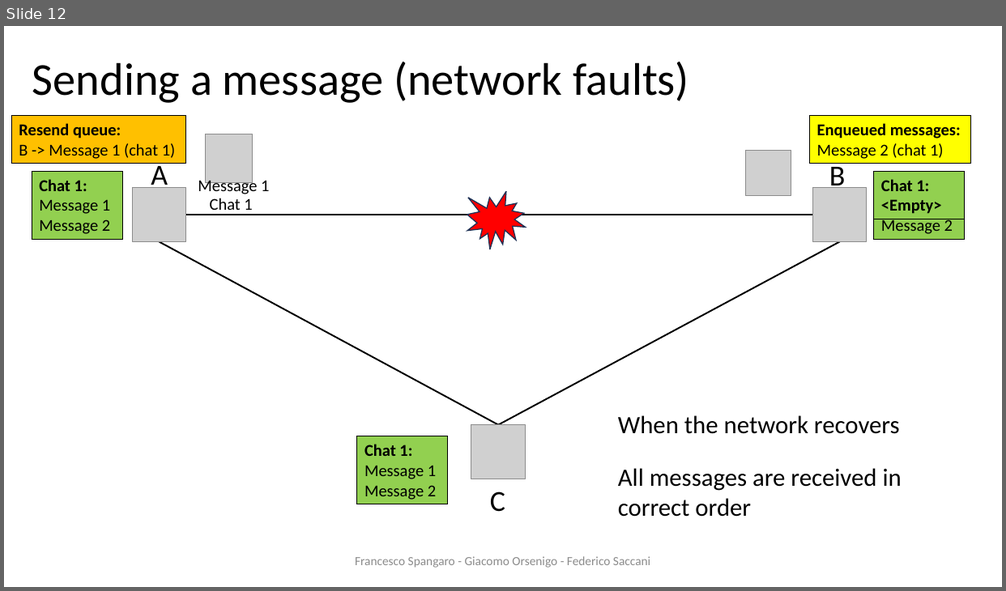
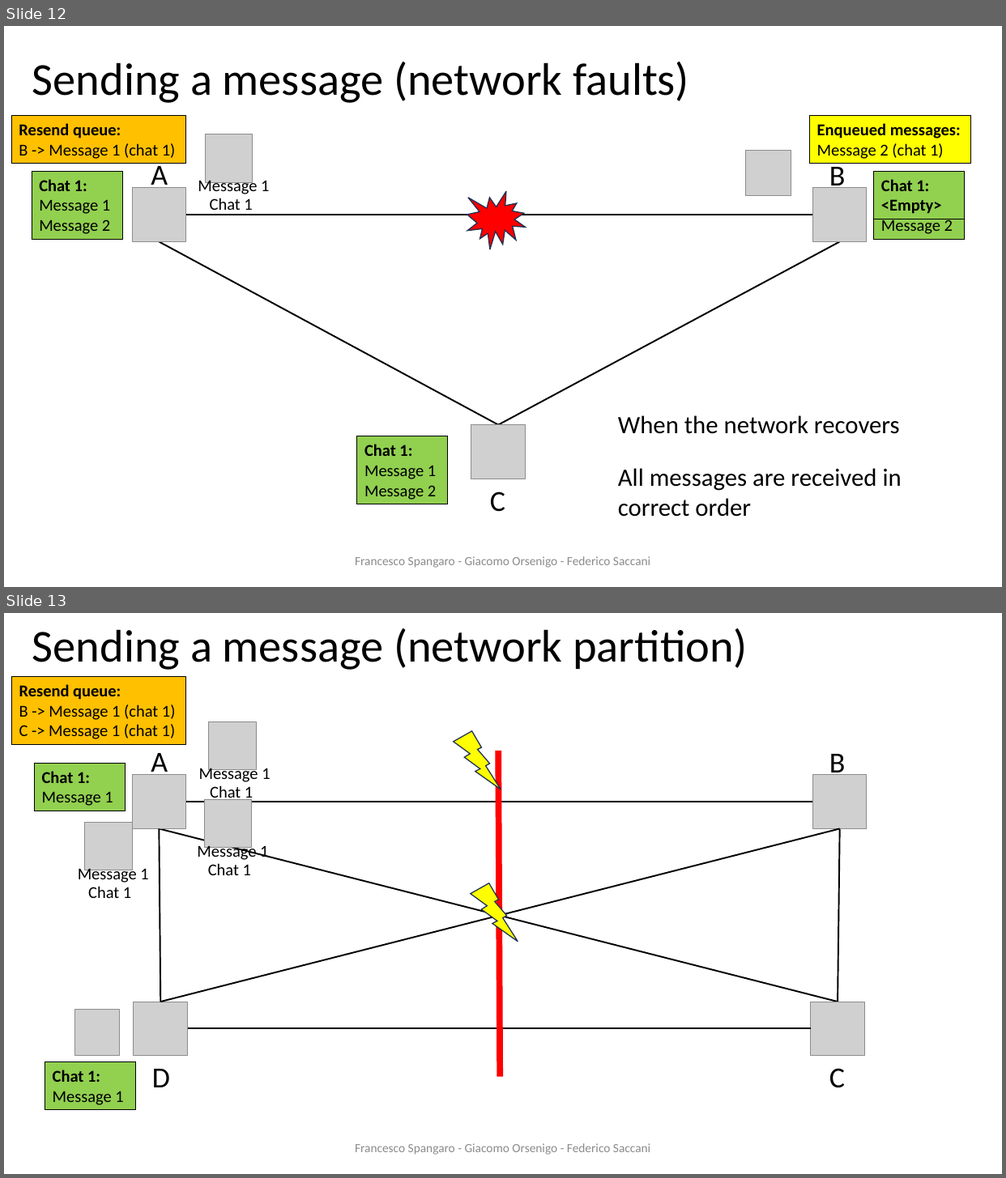
Before and after one commit to francescospangaro/HACOGroupChat, a slide deck: docs/presentazione ds.pptx. Shown one above the other, each under a label of ours: slide 12 before the commit, slides 12 and 13 after it. The pictures are 1006x591 and 1006x1178 pixels, drawn with LibreOffice and Linux fonts; fonts in the diff are those of the drawing; grey boxes stand for pictures; background and template pictures are left out. Boxes give left, top, right and bottom in pixels: in the first picture for what was removed or moved away, otherwise in the second. Text is boxed around its words. In the diff, an @@ line names an element or a change of style, - is before the commit and + after.

Commit message:
Add example of network partition in pptx

```diff
--- a/docs/presentazione ds.pptx
+++ b/docs/presentazione ds.pptx
@@ slide 13 added at [4, 613, 1002, 1174], background #FFFFFF @@
@@ title added at [32, 628, 748, 670], 44 pt, text #000000 @@
+Sending a message (network partition)
@@ rectangle added at [11, 677, 186, 745], fill #FFC000, outline #000000 0.75 pt, 16 pt, text #000000 @@
+Resend queue:
+B -> Message 1 (chat 1)
+C -> Message 1 (chat 1)
@@ picture added at [209, 722, 256, 769] @@
@@ lightning bolt added at [454, 731, 501, 790], fill #FFFF00, outline #1E3256 1 pt @@
@@ text added at [151, 753, 168, 779], 28 pt, text #000000 @@
+A
@@ line added from (498, 751) to (501, 1077), #FF0000 6 pt @@
@@ text added at [829, 749, 846, 775], 28 pt, text #000000 @@
+B
@@ rectangle added at [35, 763, 126, 811], fill #92D050, outline #000000 0.75 pt, 16 pt, text #000000 @@
+Chat 1:
+Message 1
@@ picture added at [132, 775, 186, 828] @@
@@ text added at [199, 765, 270, 782], 16 pt, text #000000 @@
+Message 1
@@ picture added at [813, 775, 867, 828] @@
@@ line added from (186, 802) to (813, 802), #000000 1.5 pt @@
@@ picture added at [205, 799, 252, 847] @@
@@ text added at [210, 786, 253, 803], 16 pt, text #000000 @@
+Chat 1
@@ picture added at [85, 823, 132, 871] @@
@@ line added from (159, 828) to (838, 1003), #000000 1.5 pt @@
@@ line added from (159, 828) to (160, 1003), #000000 1.5 pt @@
@@ line added from (840, 828) to (160, 1003), #000000 1.5 pt @@
@@ line added from (838, 1003) to (840, 828), #000000 1.5 pt @@
@@ text added at [197, 843, 268, 860], 16 pt, text #000000 @@
+Message 1
@@ text added at [78, 866, 148, 883], 16 pt, text #000000 @@
+Message 1
@@ text added at [208, 863, 251, 875], 16 pt, text #000000 @@
+Chat 1
@@ text added at [88, 886, 131, 898], 16 pt, text #000000 @@
+Chat 1
@@ lightning bolt added at [471, 884, 518, 942], fill #FFFF00, outline #1E3256 1 pt @@
@@ picture added at [74, 1010, 119, 1055] @@
@@ picture added at [134, 1003, 187, 1056] @@
@@ picture added at [811, 1003, 865, 1056] @@
@@ line added from (187, 1029) to (811, 1029), #000000 1.5 pt @@
@@ rectangle added at [45, 1063, 136, 1110], fill #92D050, outline #000000 0.75 pt, 16 pt, text #000000 @@
+Chat 1:
+Message 1
@@ text added at [152, 1069, 170, 1088], 28 pt, text #000000 @@
+D
@@ text added at [829, 1068, 845, 1088], 28 pt, text #000000 @@
+C
@@ text added at [355, 1144, 650, 1155], 12 pt, text #8C8C8C @@
+Francesco Spangaro - Giacomo Orsenigo - Federico Saccani
```
Also in this commit, not shown: 5 other slides added, 1 other file.
